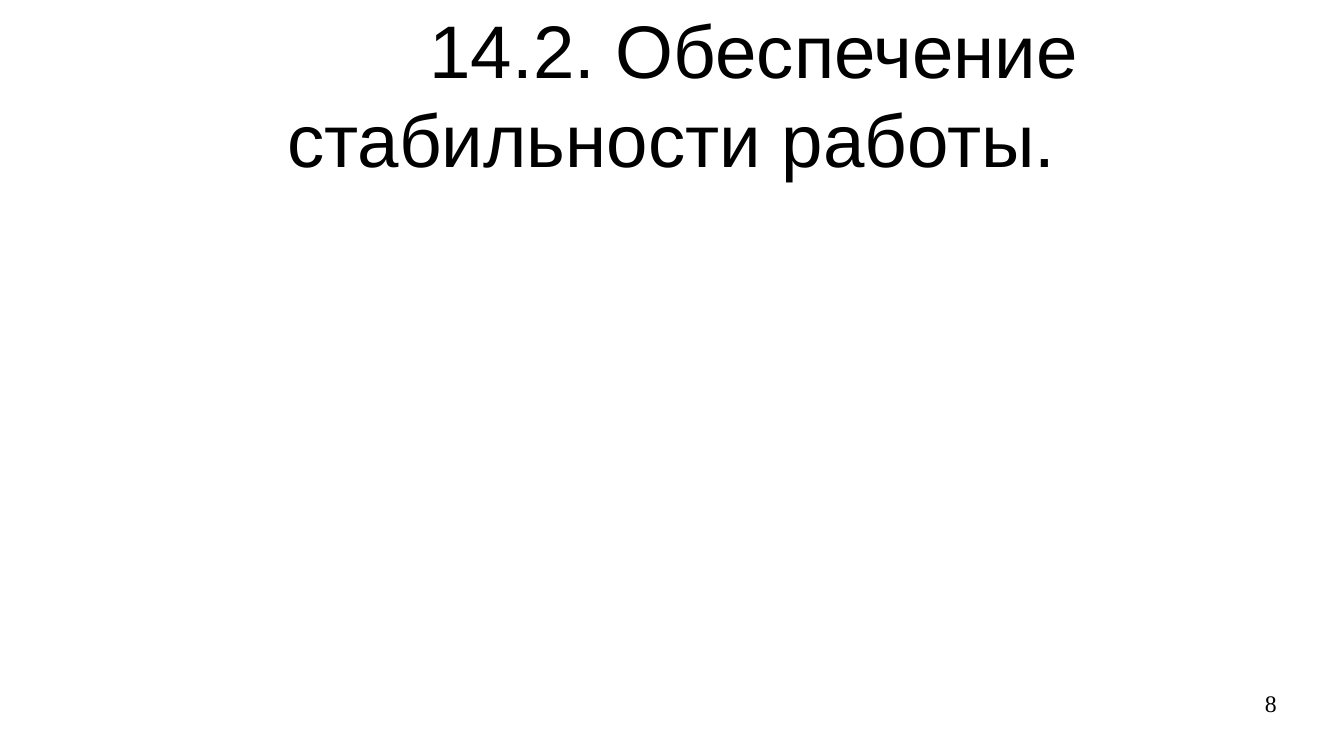
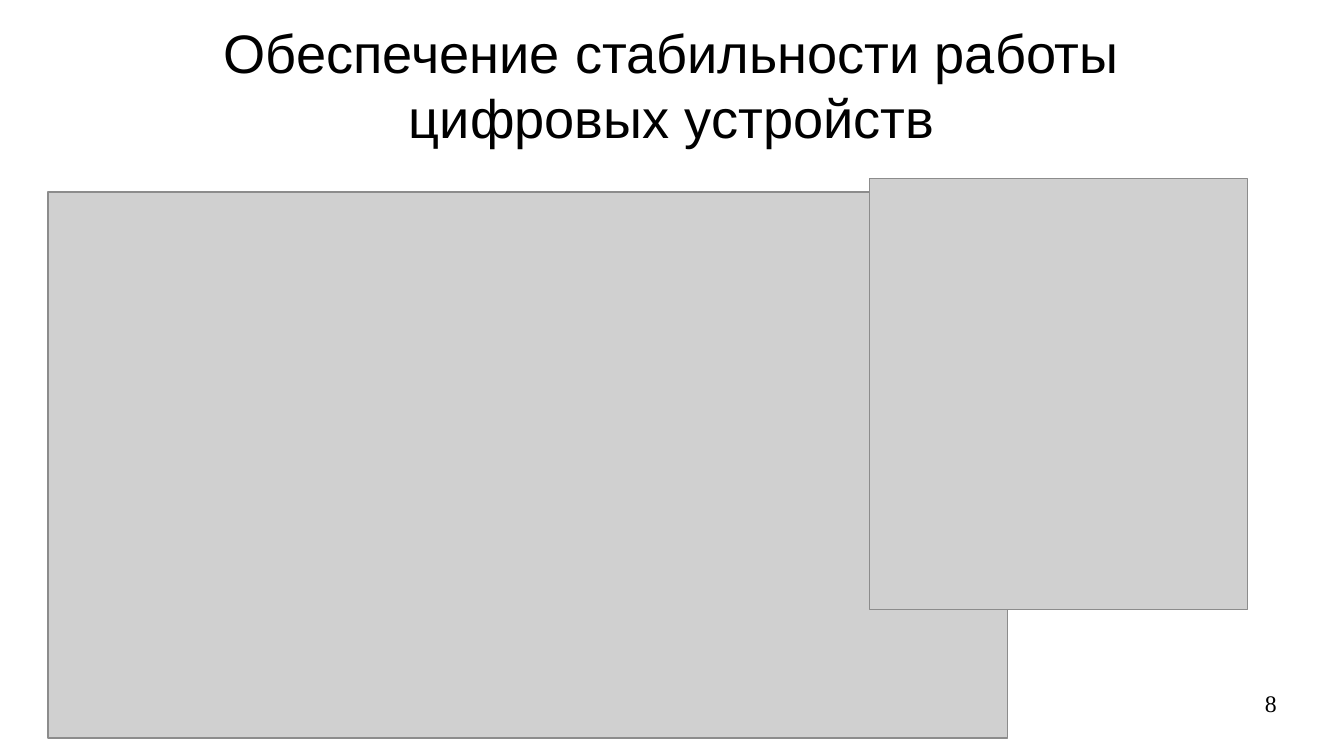
Before and after one commit to steelcraft/stud-lab, a slide deck: slide 8 of Лекции/СBDS01#L8.odp. Drawn at 1344x756 pixels with LibreOffice and Linux fonts; fonts in the diff are those of the drawing; grey boxes stand for pictures. Boxes give left, top, right and bottom in pixels: in the first picture for what was removed or moved away, otherwise in the second. Text is boxed around its words. In the diff, an @@ line names an element or a change of style, - is before the commit and + after.

```diff
--- a/Лекции/СBDS01#L8.odp
+++ b/Лекции/СBDS01#L8.odp
@@ title at box(224, 33, 1119, 147): text changed; size 44 to 32 pt @@
-14.2. Обеспечение стабильности работы.
+Обеспечение стабильности работы
+цифровых устройств
@@ picture added at box(870, 179, 1248, 610) @@
@@ picture added at box(48, 191, 1007, 738) @@
```
Also in this commit, not shown: 5 other slides changed.
